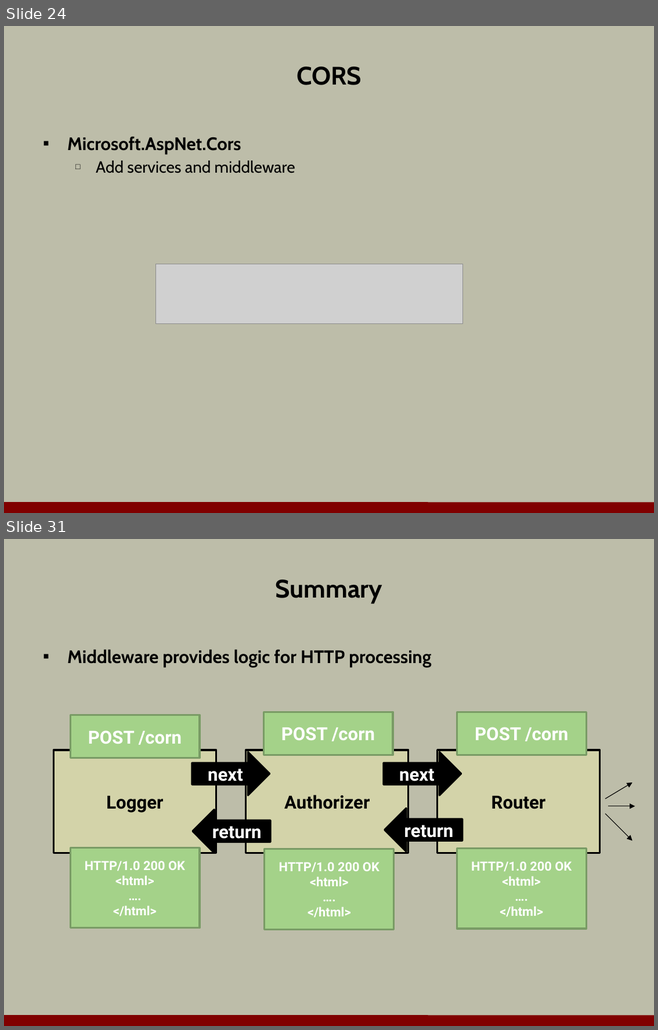
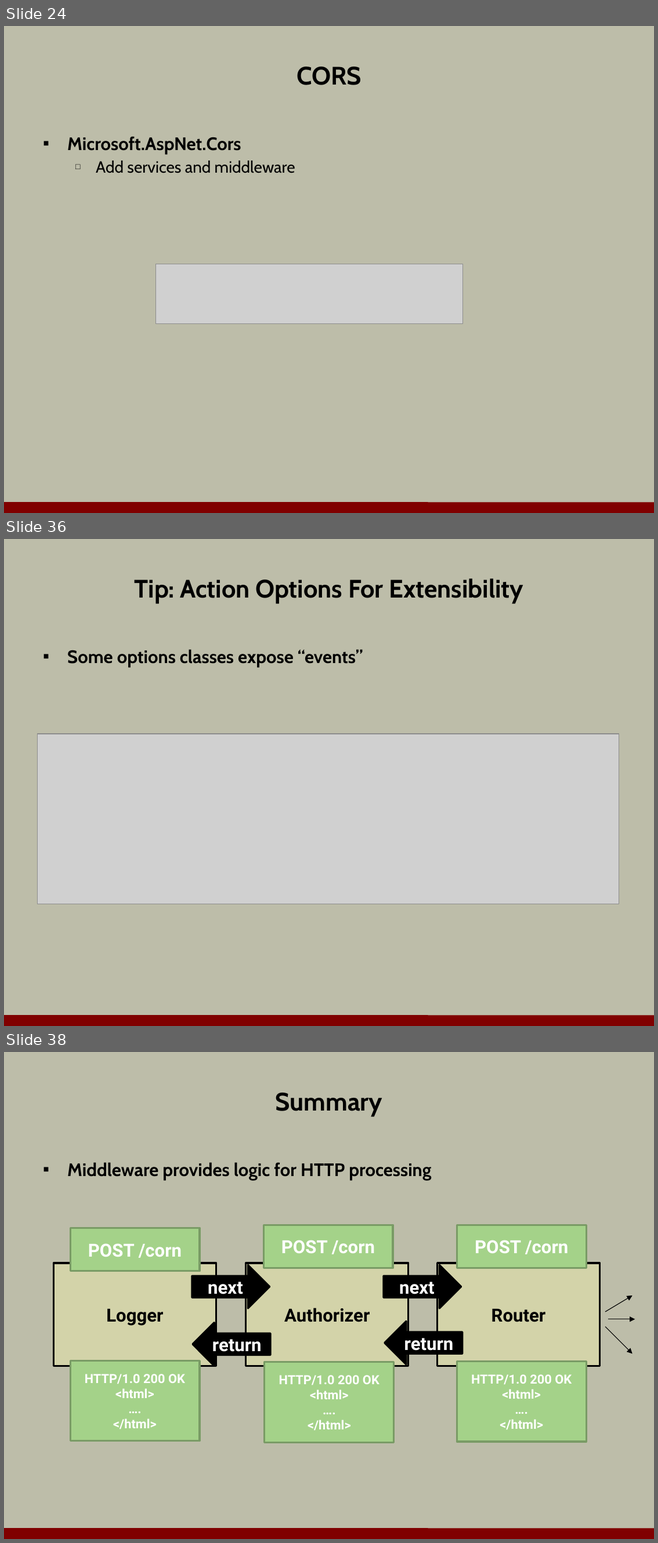
Before and after one commit to OdeToCode/classes, a slide deck: aspnet5/slides/a1_middleware.pptx. Shown one above the other, each under a label of ours: slides 24 and 31 before the commit, slides 24, 36 and 38 after it; the slides between them are not shown. The pictures are 658x1030 and 658x1543 pixels, drawn with LibreOffice and Linux fonts; fonts in the diff are those of the drawing; grey boxes stand for pictures; background and template pictures are left out. Boxes give left, top, right and bottom in pixels: in the first picture for what was removed or moved away, otherwise in the second. Text is boxed around its words. In the diff, an @@ line names an element or a change of style, - is before the commit and + after.

```diff
--- a/aspnet5/slides/a1_middleware.pptx
+++ b/aspnet5/slides/a1_middleware.pptx
@@ slide 36 added at <box>4,539,654,1026</box>, background #BDBDA9; not listed: 1 template element that a slide beside it also shows @@
@@ title added at <box>134,578,523,603</box>, 28 pt, text #000000, bold @@
+Tip: Action Options For Extensibility
@@ text added at <box>67,649,362,667</box>, 20 pt, text #000000, bold @@
+▪ Some options classes expose “events”
@@ picture added at <box>38,734,619,904</box> @@
@@ what was slide 31 is now slide 38 @@
```
Also in this commit, not shown: 2 slides changed, 10 other slides added, 4 slides removed.
